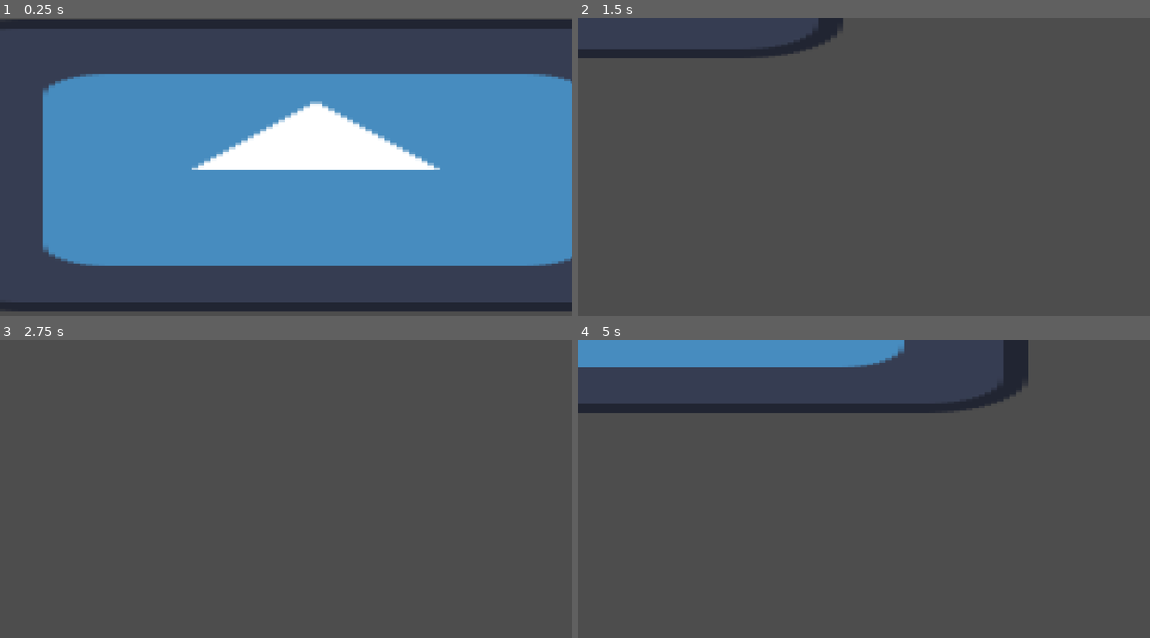
Above: before the commit, frames 1-4 (two rows, left to right).
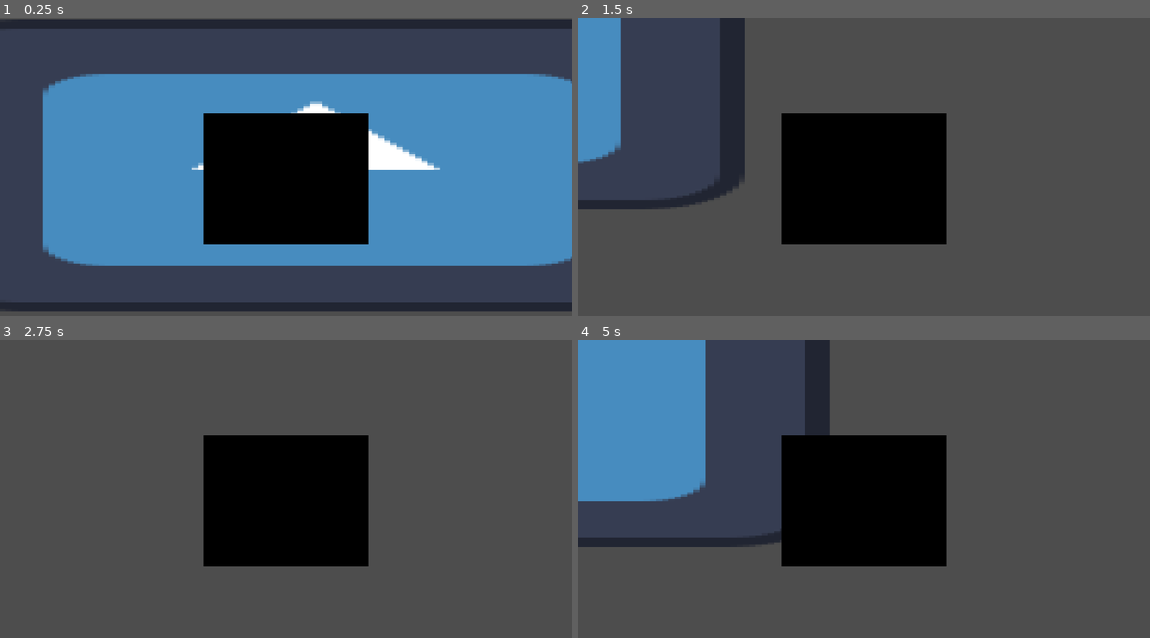
Above: after the commit, the same moments.

Repository: Lukko-Digital/Sift
Game: Godot game, scene res://scenes/main.tscn
Same seed, same stepped clock (60 frames per second), same inputs: the game is played once before the commit and once after it. The engine's default icon, where the game draws it, is replaced by a stand-in: a white triangle on a blue panel in a dark square.
Inputs:
- Up to frame 1 (0.25 s): no input
- Up to frame 2 (1.5 s): tap Enter at 0.5 s; hold D (right) 0.53-1.28 s; tap Space (dash) at 0.6, 1.35 s; hold S (down) from 1.28 s (still down)
- Up to frame 3 (2.75 s): release S (down) at 2.03 s; hold D (right) from 2.03 s (still down); tap Space (dash) at 2.1 s
- Up to frame 4 (5 s): tap Space (dash) at 2.75, 2.85, 3.6, 4.35 s; release D (right) at 2.78 s; hold W (up) 2.78-3.53 s; tap Enter at 3.5 s; hold A (left) from 3.53 s (still down)

The runs differ from the first frame. In frame 1, 13% of the frame differs, in the area x 35-65%, y 31-76%; in frame 2, 21%; in frame 3, 13%; in frame 4, 30%, in the area x 0-79%, y 0-76%.
Error before the commit: Invalid access to property or key 'parameters/playback' on a base object of type 'null instance'. (res://scripts/player/states/idle.gd:5)

Commit message:
new animations and animation tree

Diff:
--- a/scenes/player.tscn
+++ b/scenes/player.tscn
@@ -1,6 +1,7 @@
-[gd_scene load_steps=9 format=3 uid="uid://btje8wwp2nhiu"]
+[gd_scene load_steps=30 format=3 uid="uid://btje8wwp2nhiu"]
 
 [ext_resource type="Script" path="res://scripts/player/player.gd" id="1_81117"]
+[ext_resource type="Texture2D" uid="uid://bfgm3k6v2eog7" path="res://assets/png/player-Sheet.png" id="2_624xq"]
 [ext_resource type="Script" path="res://scripts/player/player_state_machine.gd" id="3_keldo"]
 [ext_resource type="Script" path="res://scripts/player/states/idle.gd" id="4_u1pwq"]
 [ext_resource type="Script" path="res://scripts/player/states/run.gd" id="5_cpovh"]
@@ -8,12 +9,226 @@
 [ext_resource type="PackedScene" uid="uid://bmkrvevual04s" path="res://scenes/componenets/health_component.tscn" id="7_imtti"]
 [ext_resource type="PackedScene" uid="uid://cohr7yk3m5ban" path="res://scenes/componenets/hurtbox_component.tscn" id="8_ad61v"]
 
+[sub_resource type="Animation" id="Animation_qu8rp"]
+resource_name = "idle_down"
+length = 5.6
+loop_mode = 1
+tracks/0/type = "value"
+tracks/0/imported = false
+tracks/0/enabled = true
+tracks/0/path = NodePath(".:frame")
+tracks/0/interp = 1
+tracks/0/loop_wrap = false
+tracks/0/keys = {
+"times": PackedFloat32Array(0, 5.5),
+"transitions": PackedFloat32Array(1, 1),
+"update": 0,
+"values": [0, 55]
+}
+
+[sub_resource type="Animation" id="Animation_sy537"]
+resource_name = "idle_up"
+length = 0.1
+loop_mode = 1
+tracks/0/type = "value"
+tracks/0/imported = false
+tracks/0/enabled = true
+tracks/0/path = NodePath(".:frame")
+tracks/0/interp = 1
+tracks/0/loop_wrap = false
+tracks/0/keys = {
+"times": PackedFloat32Array(0),
+"transitions": PackedFloat32Array(1),
+"update": 0,
+"values": [56]
+}
+
+[sub_resource type="Animation" id="Animation_q61v3"]
+resource_name = "idle_left"
+length = 0.1
+loop_mode = 1
+tracks/0/type = "value"
+tracks/0/imported = false
+tracks/0/enabled = true
+tracks/0/path = NodePath(".:frame")
+tracks/0/interp = 1
+tracks/0/loop_wrap = false
+tracks/0/keys = {
+"times": PackedFloat32Array(0),
+"transitions": PackedFloat32Array(1),
+"update": 0,
+"values": [58]
+}
+
+[sub_resource type="Animation" id="Animation_ci3mu"]
+resource_name = "idle_right"
+length = 0.1
+loop_mode = 1
+tracks/0/type = "value"
+tracks/0/imported = false
+tracks/0/enabled = true
+tracks/0/path = NodePath(".:frame")
+tracks/0/interp = 1
+tracks/0/loop_wrap = false
+tracks/0/keys = {
+"times": PackedFloat32Array(0),
+"transitions": PackedFloat32Array(1),
+"update": 0,
+"values": [57]
+}
+
+[sub_resource type="Animation" id="Animation_imr2k"]
+resource_name = "walk_down"
+length = 0.8
+loop_mode = 1
+tracks/0/type = "value"
+tracks/0/imported = false
+tracks/0/enabled = true
+tracks/0/path = NodePath(".:frame")
+tracks/0/interp = 1
+tracks/0/loop_wrap = false
+tracks/0/keys = {
+"times": PackedFloat32Array(0, 0.7),
+"transitions": PackedFloat32Array(1, 1),
+"update": 0,
+"values": [59, 66]
+}
+
+[sub_resource type="Animation" id="Animation_3wnlr"]
+resource_name = "walk_up"
+length = 0.8
+loop_mode = 1
+tracks/0/type = "value"
+tracks/0/imported = false
+tracks/0/enabled = true
+tracks/0/path = NodePath(".:frame")
+tracks/0/interp = 1
+tracks/0/loop_wrap = false
+tracks/0/keys = {
+"times": PackedFloat32Array(0, 0.7),
+"transitions": PackedFloat32Array(1, 1),
+"update": 0,
+"values": [67, 74]
+}
+
+[sub_resource type="Animation" id="Animation_flfuo"]
+resource_name = "walk_right"
+length = 0.8
+loop_mode = 1
+tracks/0/type = "value"
+tracks/0/imported = false
+tracks/0/enabled = true
+tracks/0/path = NodePath(".:frame")
+tracks/0/interp = 1
+tracks/0/loop_wrap = false
+tracks/0/keys = {
+"times": PackedFloat32Array(0, 0.7),
+"transitions": PackedFloat32Array(1, 1),
+"update": 0,
+"values": [75, 82]
+}
+
+[sub_resource type="Animation" id="Animation_nw3u2"]
+resource_name = "walk_left"
+length = 0.8
+loop_mode = 1
+tracks/0/type = "value"
+tracks/0/imported = false
+tracks/0/enabled = true
+tracks/0/path = NodePath(".:frame")
+tracks/0/interp = 1
+tracks/0/loop_wrap = false
+tracks/0/keys = {
+"times": PackedFloat32Array(0, 0.7),
+"transitions": PackedFloat32Array(1, 1),
+"update": 0,
+"values": [83, 90]
+}
+
+[sub_resource type="AnimationLibrary" id="AnimationLibrary_ld84v"]
+_data = {
+"idle_down": SubResource("Animation_qu8rp"),
+"idle_left": SubResource("Animation_q61v3"),
+"idle_right": SubResource("Animation_ci3mu"),
+"idle_up": SubResource("Animation_sy537"),
+"walk_down": SubResource("Animation_imr2k"),
+"walk_left": SubResource("Animation_nw3u2"),
+"walk_right": SubResource("Animation_flfuo"),
+"walk_up": SubResource("Animation_3wnlr")
+}
+
+[sub_resource type="AnimationNodeAnimation" id="AnimationNodeAnimation_kndy2"]
+animation = &"idle_left"
+
+[sub_resource type="AnimationNodeAnimation" id="AnimationNodeAnimation_523j1"]
+animation = &"idle_up"
+
+[sub_resource type="AnimationNodeAnimation" id="AnimationNodeAnimation_55hf1"]
+animation = &"idle_down"
+
+[sub_resource type="AnimationNodeAnimation" id="AnimationNodeAnimation_f318h"]
+animation = &"idle_right"
+
+[sub_resource type="AnimationNodeBlendSpace2D" id="AnimationNodeBlendSpace2D_qv8qx"]
+blend_point_0/node = SubResource("AnimationNodeAnimation_kndy2")
+blend_point_0/pos = Vector2(-1, 0)
+blend_point_1/node = SubResource("AnimationNodeAnimation_523j1")
+blend_point_1/pos = Vector2(0, -1)
+blend_point_2/node = SubResource("AnimationNodeAnimation_55hf1")
+blend_point_2/pos = Vector2(0, 1)
+blend_point_3/node = SubResource("AnimationNodeAnimation_f318h")
+blend_point_3/pos = Vector2(1, 0)
+
+[sub_resource type="AnimationNodeAnimation" id="AnimationNodeAnimation_qrt4c"]
+animation = &"walk_left"
+
+[sub_resource type="AnimationNodeAnimation" id="AnimationNodeAnimation_7cj6j"]
+animation = &"walk_right"
+
+[sub_resource type="AnimationNodeAnimation" id="AnimationNodeAnimation_tu85r"]
+animation = &"walk_down"
+
+[sub_resource type="AnimationNodeAnimation" id="AnimationNodeAnimation_vat86"]
+animation = &"walk_up"
+
+[sub_resource type="AnimationNodeBlendSpace2D" id="AnimationNodeBlendSpace2D_rw12e"]
+blend_point_0/node = SubResource("AnimationNodeAnimation_qrt4c")
+blend_point_0/pos = Vector2(-1, 0)
+blend_point_1/node = SubResource("AnimationNodeAnimation_7cj6j")
+blend_point_1/pos = Vector2(1, 0)
+blend_point_2/node = SubResource("AnimationNodeAnimation_tu85r")
+blend_point_2/pos = Vector2(0, 1)
+blend_point_3/node = SubResource("AnimationNodeAnimation_vat86")
+blend_point_3/pos = Vector2(0, -1)
+
+[sub_resource type="AnimationNodeStateMachine" id="AnimationNodeStateMachine_hp0up"]
+states/Idle/node = SubResource("AnimationNodeBlendSpace2D_qv8qx")
+states/Idle/position = Vector2(381, 92)
+states/Walk/node = SubResource("AnimationNodeBlendSpace2D_rw12e")
+states/Walk/position = Vector2(576, 100)
+
 [sub_resource type="CapsuleShape2D" id="CapsuleShape2D_jc72j"]
 radius = 2.0
 height = 10.0
 
 [node name="player" type="CharacterBody2D"]
 script = ExtResource("1_81117")
+
+[node name="Sprite2D" type="Sprite2D" parent="."]
+texture = ExtResource("2_624xq")
+hframes = 163
+
+[node name="AnimationPlayer" type="AnimationPlayer" parent="Sprite2D"]
+libraries = {
+"": SubResource("AnimationLibrary_ld84v")
+}
+
+[node name="AnimationTree" type="AnimationTree" parent="."]
+tree_root = SubResource("AnimationNodeStateMachine_hp0up")
+anim_player = NodePath("../Sprite2D/AnimationPlayer")
+active = true
+parameters/Idle/blend_position = Vector2(0, 0)
+parameters/Walk/blend_position = Vector2(0, 0)
 
 [node name="CollisionShape2D" type="CollisionShape2D" parent="."]
 position = Vector2(0, 14)
@@ -27,17 +242,17 @@
 [node name="Idle" type="Node" parent="StateMachine" node_paths=PackedStringArray("character", "animation_tree")]
 script = ExtResource("4_u1pwq")
 character = NodePath("../..")
-animation_tree = NodePath("")
+animation_tree = NodePath("../../AnimationTree")
 
 [node name="Run" type="Node" parent="StateMachine" node_paths=PackedStringArray("character", "animation_tree")]
 script = ExtResource("5_cpovh")
 character = NodePath("../..")
-animation_tree = NodePath("")
+animation_tree = NodePath("../../AnimationTree")
 
 [node name="Dash" type="Node" parent="StateMachine" node_paths=PackedStringArray("character", "animation_tree")]
 script = ExtResource("6_b1dw8")
 character = NodePath("../..")
-animation_tree = NodePath("")
+animation_tree = NodePath("../../AnimationTree")
 
 [node name="DashTimer" type="Timer" parent="StateMachine/Dash"]
 one_shot = true
--- a/scripts/player/states/idle.gd
+++ b/scripts/player/states/idle.gd
@@ -2,5 +2,4 @@
 extends State
 
 func enter():
-	animation_tree["parameters/playback"].travel("idle")
-	print(2)
+	animation_tree["parameters/playback"].travel("Idle")
--- a/scripts/player/states/run.gd
+++ b/scripts/player/states/run.gd
@@ -3,24 +3,21 @@
 
 #TODO: bug that we are still it run state if both A and D or W and S are pressed so we arent moving
 
-const RUN_SPEED = 300.0
-const RUN_ACCEL = 6000.0
+const RUN_SPEED = 150.0
+const RUN_ACCEL = 1000.0
 
 func enter():
-	animation_tree["parameters/playback"].travel("walk")
-	print("1")
+	animation_tree["parameters/playback"].travel("Walk")
 
 func handle_physics(delta: float):
 	var direction = Vector2(
 		Input.get_axis("left", "right"), Input.get_axis("up", "down")
 	).normalized()
 
-#	if abs(direction.x) > abs(direction.y):
-#		animation_tree["parameters/walk/blend_position"].x = direction.x
-#		animation_tree["parameters/walk/blend_position"].y = 0
-#	else:
-#		animation_tree["parameters/walk/blend_position"].x = 0
-#		animation_tree["parameters/walk/blend_position"].y = direction.y
+	if abs(direction.x) > abs(direction.y):
+		animation_tree["parameters/Walk/blend_position"] = Vector2(direction.x / abs(direction.x), 0)
+	else:
+		animation_tree["parameters/Walk/blend_position"] = Vector2(0, direction.y / abs(direction.y))
 
 	character.velocity = character.velocity.move_toward(direction*RUN_SPEED, RUN_ACCEL*delta)
 	character.move_and_slide()
